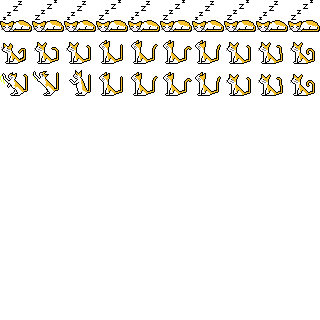
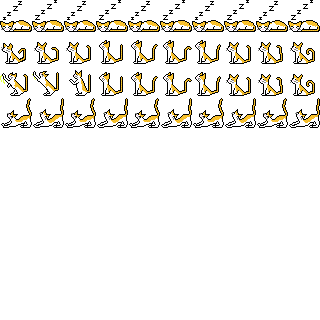
Layered file, before and after one edit (320 x 320). Changes by layer:
renamed "Layer 17" to "Layer 22", painted on it over [1, 98, 320, 128]
